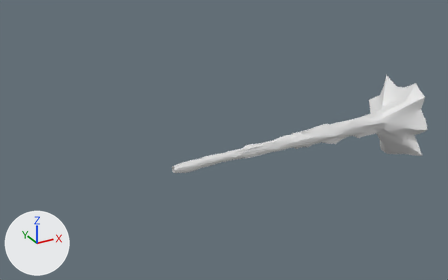
An edit to the Blender file Modelling/GhostTether.blend, drawn before and after from the same camera.
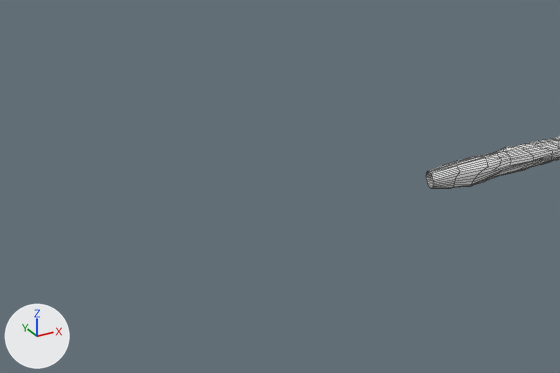
Each version is shown whole from a 50 mm camera at (-30.9, -68.3, 36.8) aimed at (8.0, 2.4, 1.5), then close up on the part from 0% to 50% of the width and 35% to 88% of the height. Lighting does not change. The marker at lower left points along +X, +Y and +Z. The close-ups show mesh edges as thin lines.
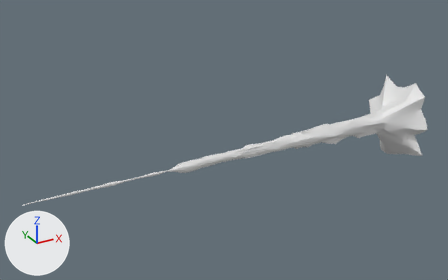
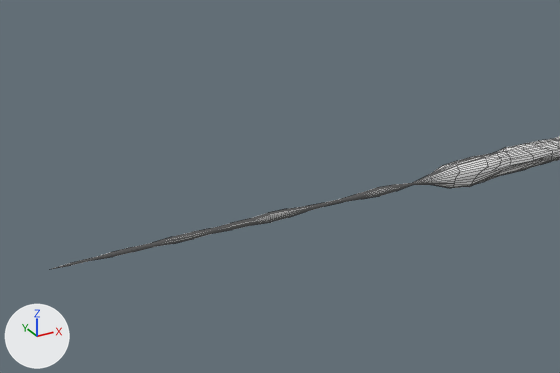
The change, as a list of edits to the scene's bpy script:
```text
Change me_cylinder_001:
    used by ob_cylinder; location = (0.0, 0.0, 0.0); rotation_euler = (0.0, 1.571, 0.0), in degrees (0, 90, 0)
    remove me_cylinder_001.from_pydata(...)  # 1377 vertices, 1348 faces; spans x -6.4..7.4, y -6.2..7.6, z -1.0..39.4
    add me_cylinder_001.from_pydata(...)  # 1986 vertices, 1988 faces; spans x -6.4..7.4, y -6.2..7.6, z -21.0..39.4
    me_cylinder_001 part 1: 32 vertices moved from x -0.5..0.5, y -0.5..0.5, z -1.0 to x -0.3..0.3, y -0.3..0.3, z -1.0; 609 vertices added at x -0.2..0.3, y -0.2..0.3, z -21.0..-2.0
```

Location of each change, [x1, y1, x2, y2] in pixels of the close-ups (560 x 373 px):
'Cylinder', reshaped
    before: [426, 136, 560, 188]
    after: [52, 136, 560, 269]
part 1 of me_cylinder_001, built on
    before: [426, 163, 460, 188]
    after: [52, 163, 460, 269]
